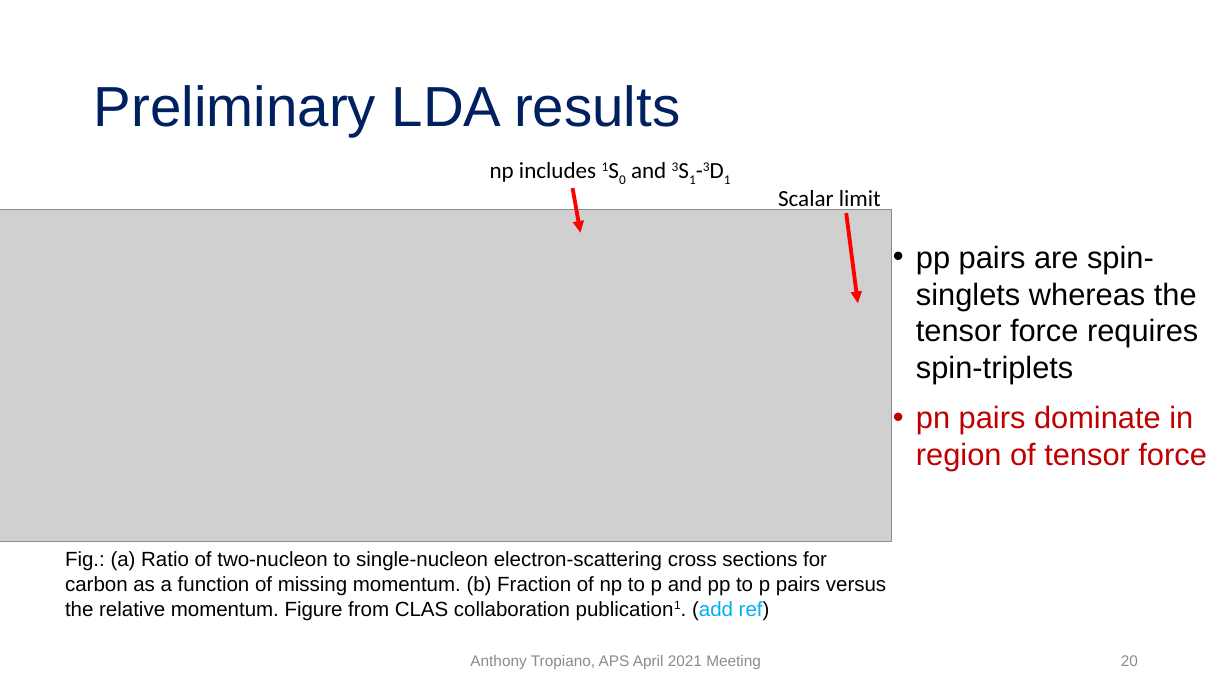
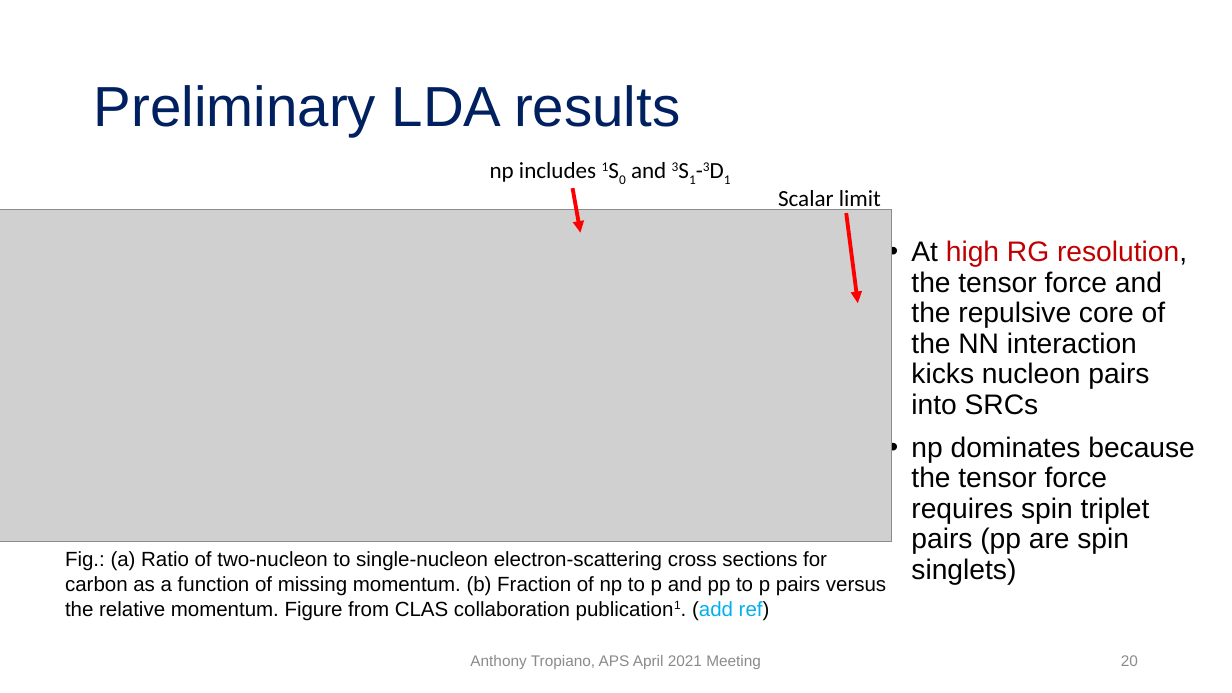
Before and after one commit to tropiano4/tropiano-srg, a slide deck: slide 20 of Presentations/APS_April2021/tropiano_aps_april2021.pptx. Drawn at 1232x693 pixels with LibreOffice and Linux fonts; fonts in the diff are those of the drawing; grey boxes stand for pictures. Boxes give left, top, right and bottom in pixels: in the first picture for what was removed or moved away, otherwise in the second. Text is boxed around its words. In the diff, an @@ line names an element or a change of style, - is before the commit and + after.

Commit message:
Updates to APS talk

```diff
--- a/Presentations/APS_April2021/tropiano_aps_april2021.pptx
+++ b/Presentations/APS_April2021/tropiano_aps_april2021.pptx
@@ text at (911, 240, 1195, 585): text changed; size 24 to 22 pt @@
-• pp pairs are spin-singlets whereas the tensor force requires spin-triplets
-• pn pairs dominate in region of tensor force
+• At high RG resolution, the tensor force and the repulsive core of the NN interaction kicks nucleon pairs into SRCs
+• np dominates because the tensor force requires spin triplet pairs (pp are spin singlets)
```
Also in this commit, not shown: 6 other slides changed, 2 other files.
